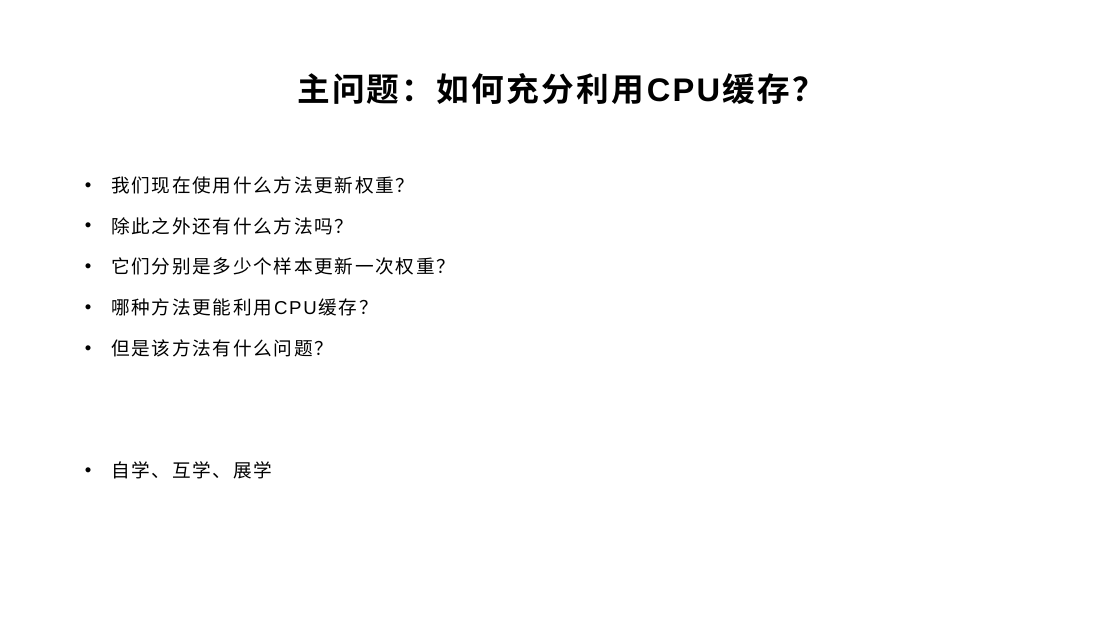
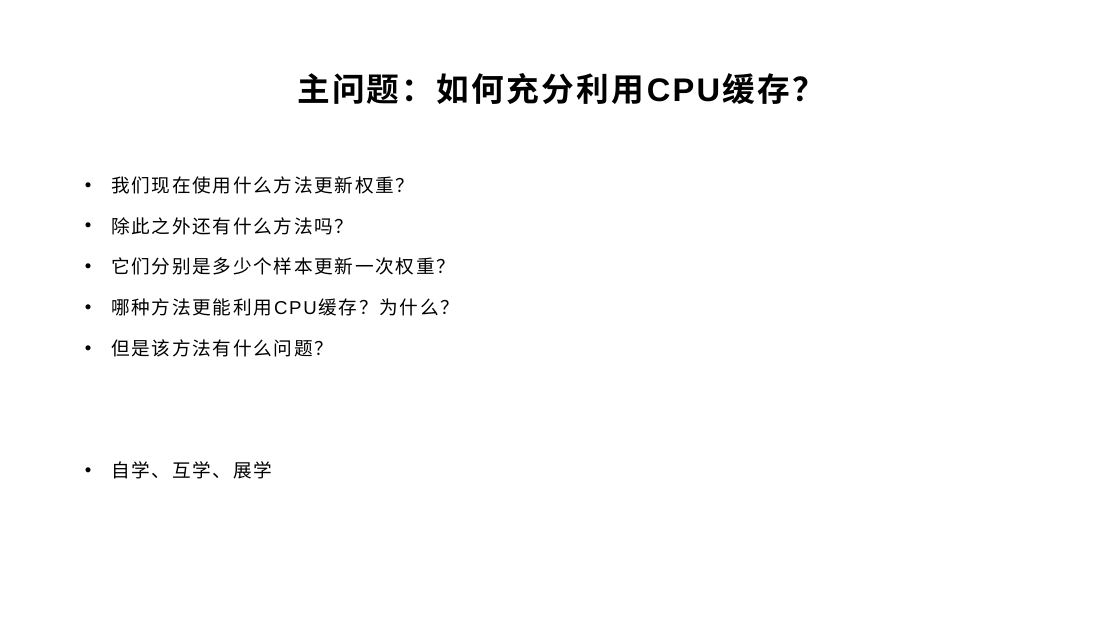
Before and after one commit to yyc-git/DeepLearningEdu, a slide deck: slide 7 of lessons/7_mini_batch/ppt/使用小批量随机梯度下降.pptx. Drawn at 1120x630 pixels with LibreOffice and Linux fonts; fonts in the diff are those of the drawing; background and template pictures are left out. Boxes give left, top, right and bottom in pixels: in the first picture for what was removed or moved away, otherwise in the second. Text is boxed around its words. In the diff, an @@ line names an element or a change of style, - is before the commit and + after.

Commit message:
feat(7_mini_batch): update ppt and code

```diff
--- a/lessons/7_mini_batch/ppt/使用小批量随机梯度下降.pptx
+++ b/lessons/7_mini_batch/ppt/使用小批量随机梯度下降.pptx
@@ text at (111,298,459,316): text changed @@
-• 哪种方法更能利用CPU缓存？
+• 哪种方法更能利用CPU缓存？为什么？
```
Also in this commit, not shown: 2 other files.
